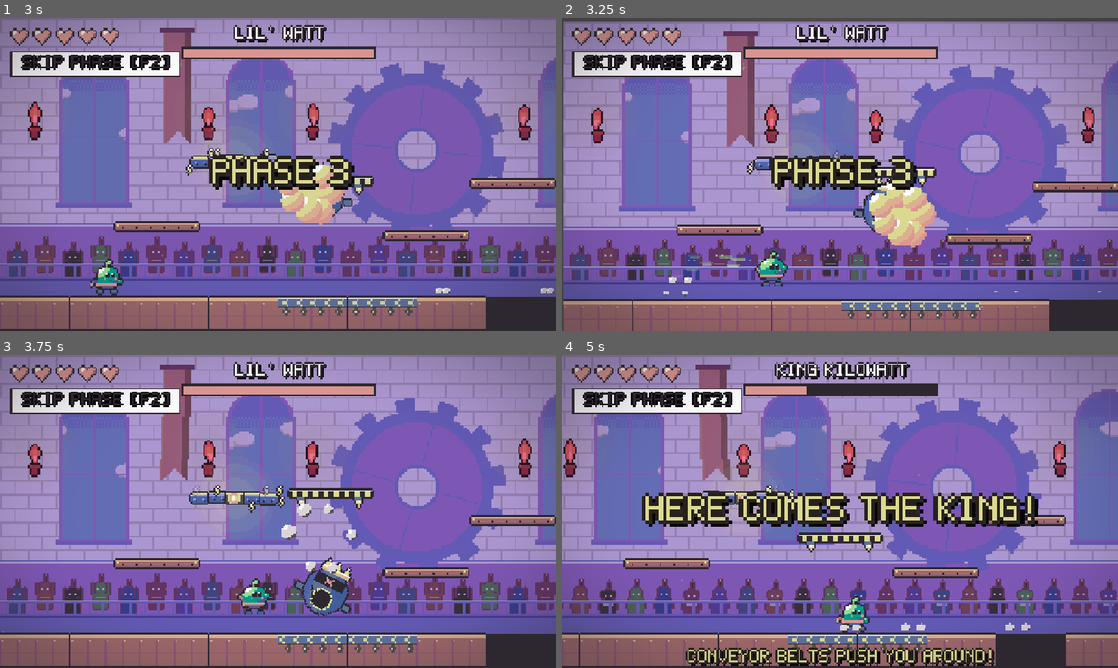
Above: before the commit, frames 1-4 (two rows, left to right).
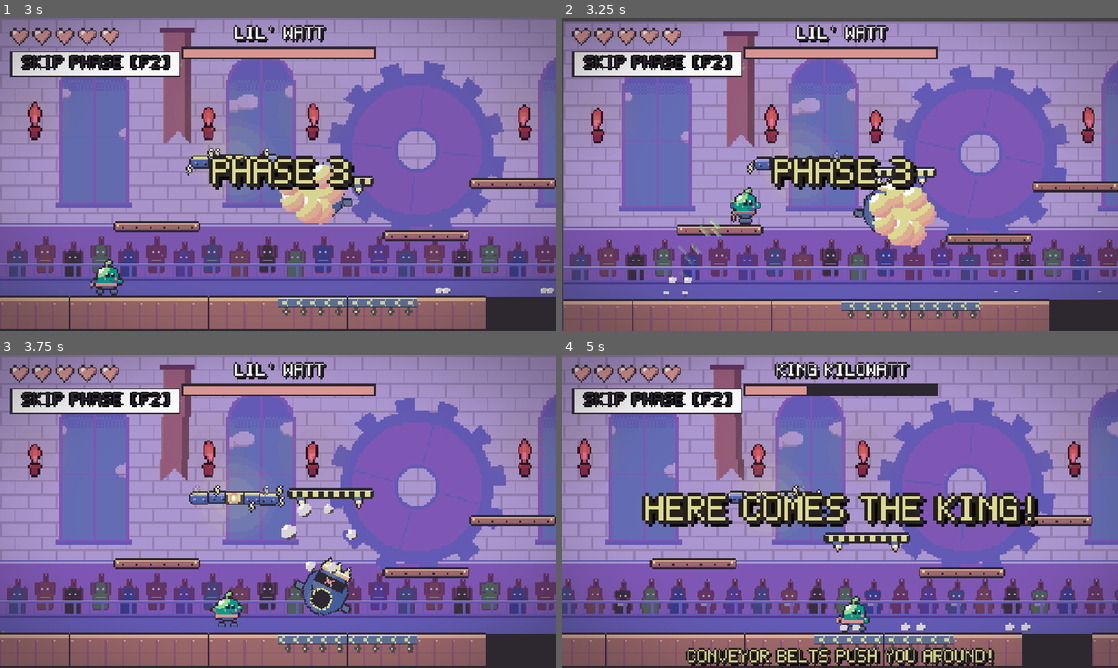
Above: after the commit, the same moments.

Repository: arnavaggarwal-dev/gamejamgamejam
Game: Godot game, scene res://scenes/title.tscn
The game is run twice, just before and just after one commit, with the same random seed, the same clock (stepped at 60 frames per second) and the same inputs.
Inputs (mouse positions are in pixels of both pictures, inside the frame that each line leads up to):
- Up to frame 1 (3 s): click "START" at 0.5 s; click "SKIP PHASE [F2]" at 1.25 s; click "SKIP PHASE [F2]" at 2 s; tap Enter (skip_tutorial) at 2.75 s; move the mouse to (400, 158) at 2.77 s; hold Right (move_right) from 2.78 s (still down); hold Up (aim_up) from 2.78 s (still down); click (400, 158) at 2.92 s
- Up to frame 2 (3.25 s): keep holding Right (move_right); keep holding Up (aim_up); tap X (jump) at 3.02 s; tap C (dash) at 3.05 s
- Up to frame 3 (3.75 s): tap X (jump) at 3.32 s; release Right (move_right) at 3.5 s; release Up (aim_up) at 3.5 s; drag from (166, 527) to (33, 624) at 3.52 s
- Up to frame 4 (5 s): move the mouse to (895, 442) at 4.27 s; hold Right (move_right) from 4.28 s (still down); hold Up (aim_up) from 4.28 s (still down); tap X (jump) at 4.35 s

Frame 1 is identical in both runs. In frame 2, 1.1% of the frame differs, in the area x 20-41%, y 54-86%; in frame 3, 0.8%; in frame 4, 28%, in the area x 0-100%, y 0-100%.

Commit message:
feat: 8-way dash aimed with the arrow keys
Held arrows aim the dash up, down or diagonally (normalized, so every
direction goes the same distance); no arrows dashes straight ahead. Down on
the ground dashes along the floor, and an upward dash off the ground uses up
the air dash. Steep dashes stretch vertically and the streak trail points
along the dash. Adds a move_down action (Down arrow, stick down, D-pad down).
project.godot also carries the editor's own re-save (key order only).

Diff:
--- a/project.godot
+++ b/project.godot
@@ -19,9 +19,8 @@
 
 window/size/viewport_width=1280
 window/size/viewport_height=720
+window/size/mode=3
 window/stretch/mode="canvas_items"
-window/stretch/aspect="keep"
-window/size/mode=3
 
 [gui]
 
@@ -69,6 +68,13 @@
 , Object(InputEventJoypadButton,"resource_local_to_scene":false,"resource_name":"","device":-1,"button_index":11,"pressure":0.0,"pressed":true,"script":null)
 ]
 }
+move_down={
+"deadzone": 0.2,
+"events": [Object(InputEventKey,"resource_local_to_scene":false,"resource_name":"","device":-1,"window_id":0,"alt_pressed":false,"shift_pressed":false,"ctrl_pressed":false,"meta_pressed":false,"pressed":false,"keycode":0,"physical_keycode":4194322,"key_label":0,"unicode":0,"location":0,"echo":false,"script":null)
+, Object(InputEventJoypadMotion,"resource_local_to_scene":false,"resource_name":"","device":-1,"axis":1,"axis_value":1.0,"script":null)
+, Object(InputEventJoypadButton,"resource_local_to_scene":false,"resource_name":"","device":-1,"button_index":12,"pressure":0.0,"pressed":true,"script":null)
+]
+}
 debug_skip_phase={
 "deadzone": 0.2,
 "events": [Object(InputEventKey,"resource_local_to_scene":false,"resource_name":"","device":-1,"window_id":0,"alt_press …(195 unchanged characters)…
@@ -103,8 +109,8 @@
 
 [rendering]
 
+textures/canvas_textures/default_texture_filter=0
 rendering_device/driver.windows="d3d12"
 renderer/rendering_method="gl_compatibility"
 renderer/rendering_method.mobile="gl_compatibility"
-textures/canvas_textures/default_texture_filter=0
 2d/snap/snap_2d_transforms_to_pixel=true
--- a/scenes/player/player.gd
+++ b/scenes/player/player.gd
@@ -35,6 +35,7 @@
 var _was_on_floor := true
 var _dead := false
 var _air_dash_ready := true  # one dash per jump
+var _dash_dir := Vector2.RIGHT
 
 @onready var art: Node2D = $Art
 @onready var flip: Node2D = $Art/Flip
@@ -77,7 +78,7 @@
 	if Input.is_action_just_pressed("dash") and dash_cooldown.is_stopped() and _air_dash_ready:
 		_start_dash()
 	if dashing:
-		velocity = Vector2(facing * dash_speed, 0.0)
+		velocity = _dash_dir * dash_speed
 	else:
 		velocity.x = move_toward(velocity.x, dir * speed, accel * delta)
 		if not is_on_floor():
@@ -127,21 +128,30 @@
 	velocity = Vector2(-facing * 260.0, -380.0)
 
 
-## Short burst in the facing direction with i-frames, a stretch and a streak trail.
+## Short burst with i-frames, a stretch and a streak trail, in any of 8 directions: the held
+## arrows aim it (same distance diagonally), no arrows means straight ahead. On the ground a
+## downward aim can't dig in, so only its sideways part counts.
 func _start_dash() -> void:
-	if not is_on_floor():
-		_air_dash_ready = false
+	var aim := Input.get_vector("move_left", "move_right", "aim_up", "move_down")
+	if is_on_floor():
+		aim.y = minf(aim.y, 0.0)
+	_dash_dir = Vector2(facing, 0.0) if aim.is_zero_approx() else aim.normalized()
+	if not is_on_floor() or _dash_dir.y < 0.0:
+		_air_dash_ready = false  # an upward dash off the ground is the air dash
 	dash_timer.start()
 	dash_cooldown.start()
+	trail.rotation = _dash_dir.angle()  # spreads the streaks along the path...
+	trail.angle_min = rad_to_deg(trail.rotation)  # ...and points each one along it
+	trail.angle_max = trail.angle_min
 	trail.emitting = true
-	juice.play(&"dash")
+	juice.play(&"dash_v" if absf(_dash_dir.y) > absf(_dash_dir.x) else &"dash")
 	_puff(DUST, _feet())
 
 
 ## DashTimer.timeout (connected in the scene). If the dash ended inside a hazard, it still hurts.
 func _end_dash() -> void:
 	trail.emitting = false
-	velocity.x = facing * speed
+	velocity = _dash_dir * speed  # a little carry, not the full burst
 	if hurtbox.monitoring and hurtbox.has_overlapping_areas():
 		take_hit()
 
@@ -246,8 +256,8 @@
 	var pose := &"idle"
 	if invuln.time_left > invuln.wait_time - 0.25:
 		pose = &"hurt"
-	elif dashing and not held_bomb:
-		pose = &"dash"
+	elif dashing and not held_bomb and absf(_dash_dir.x) >= absf(_dash_dir.y):
+		pose = &"dash"  # steep dashes fall through to the jump / fall poses
 	elif held_bomb:
 		pose = &"carry_run" if moving else &"carry"
 	elif not is_on_floor():
--- a/scenes/player/player.tscn
+++ b/scenes/player/player.tscn
@@ -49,6 +49,22 @@
 "values": [Vector2(1.3, 0.75), Vector2(1, 1)]
 }
 
+[sub_resource type="Animation" id="Animation_dash_v"]
+resource_name = "dash_v"
+length = 0.22
+tracks/0/type = "value"
+tracks/0/imported = false
+tracks/0/enabled = true
+tracks/0/path = NodePath("Art:scale")
+tracks/0/interp = 1
+tracks/0/loop_wrap = true
+tracks/0/keys = {
+"times": PackedFloat32Array(0, 0.22),
+"transitions": PackedFloat32Array(0.5, 1),
+"update": 0,
+"values": [Vector2(0.75, 1.3), Vector2(1, 1)]
+}
+
 [sub_resource type="Animation" id="Animation_jump"]
 resource_name = "jump"
 length = 0.28
@@ -68,6 +84,7 @@
 [sub_resource type="AnimationLibrary" id="AnimationLibrary_juice"]
 _data = {
 &"dash": SubResource("Animation_dash"),
+&"dash_v": SubResource("Animation_dash_v"),
 &"jump": SubResource("Animation_jump")
 }
 
--- a/scenes/tutorial.gd
+++ b/scenes/tutorial.gd
@@ -63,7 +63,7 @@
 	_focus([player])
 	await _step("WALK WITH THE  ARROW KEYS", _walked)
 	await _step("JUMP WITH  X", _jumped)
-	await _step("DASH WITH  C", _dashed)
+	await _step("DASH WITH  C\nHOLD ARROWS TO AIM IT", _dashed)
 	if not _skip:
 		_spawn_practice_bomb()
 	await _step("A BOMB!  WALK OVER TO IT", _next_to_bomb)
--- a/tests/test_logic.gd
+++ b/tests/test_logic.gd
@@ -107,8 +107,43 @@
 	check(player.hp == hp_before, "a dash dodges hits")
 	await create_timer(0.3).timeout
 	check(not player.dashing and absf(player.velocity.x) < player.dash_speed, "the dash ends on its own")
-	game.queue_free()
-	await process_frame
+	await _land(player)
+	var up: Vector2 = await _aimed_dash(player, ["aim_up"])
+	check(up.is_equal_approx(Vector2(0, -player.dash_speed)), "Up + C dashes straight up")
+	await _land(player)
+	var diag: Vector2 = await _aimed_dash(player, ["move_right", "aim_up"])
+	check(diag.is_equal_approx(Vector2(1, -1).normalized() * player.dash_speed), "a diagonal dash goes just as far (normalized)")
+	await _land(player)
+	var ground_down: Vector2 = await _aimed_dash(player, ["move_down"])
+	check(ground_down.y == 0.0 and absf(ground_down.x) == player.dash_speed, "Down + C on the ground dashes along the floor instead")
+	await _land(player)
+	Input.action_press("jump")
+	await physics_frame
+	Input.action_release("jump")
+	await create_timer(0.25).timeout
+	var air_down: Vector2 = await _aimed_dash(player, ["move_down"])
+	check(air_down.is_equal_approx(Vector2(0, player.dash_speed)), "Down + C in the air dashes straight down")
+	game.queue_free()
+	await process_frame
+
+
+## Holds the given arrows, taps dash and returns the dash velocity.
+func _aimed_dash(player: Player, arrows: Array) -> Vector2:
+	for a: String in arrows:
+		Input.action_press(a)
+	Input.action_press("dash")
+	await physics_frame
+	await physics_frame
+	var v := player.velocity
+	Input.action_release("dash")
+	for a: String in arrows:
+		Input.action_release(a)
+	return v
+
+
+func _land(player: Player) -> void:
+	while not player.is_on_floor() or not player.dash_cooldown.is_stopped():
+		await physics_frame
 
 
 func _on_timeout() -> void:
Not shown, changed: docs/decisions/2026-10-23-little-guy-vs-big-guy.md
